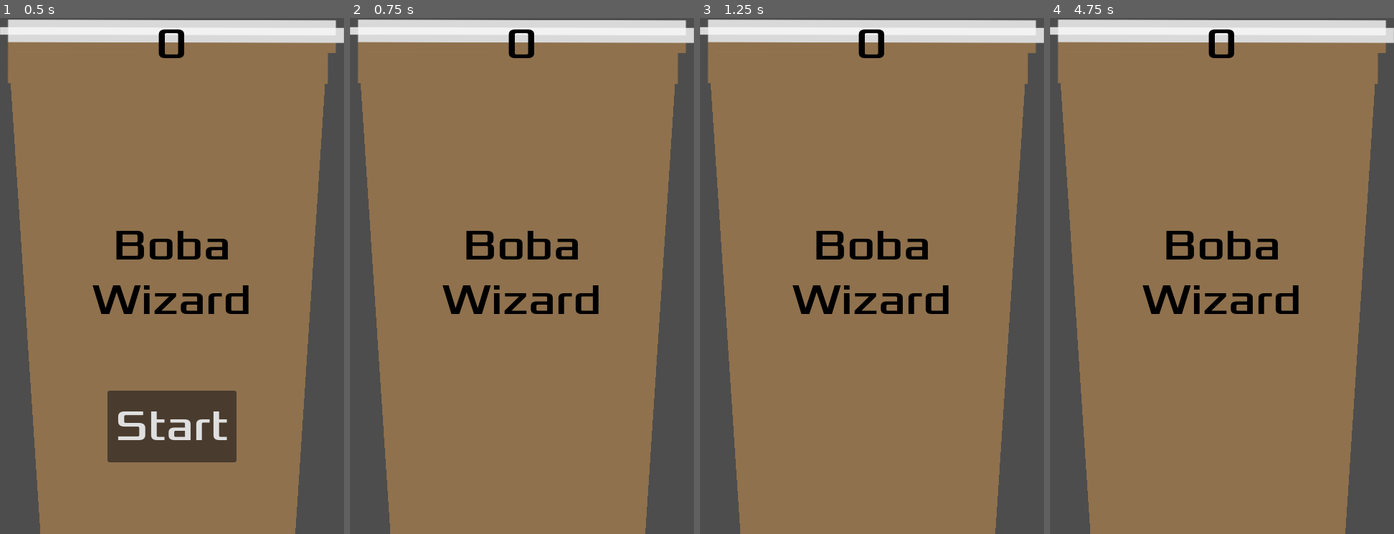
Above: before the commit, frames 1-4 (left to right).
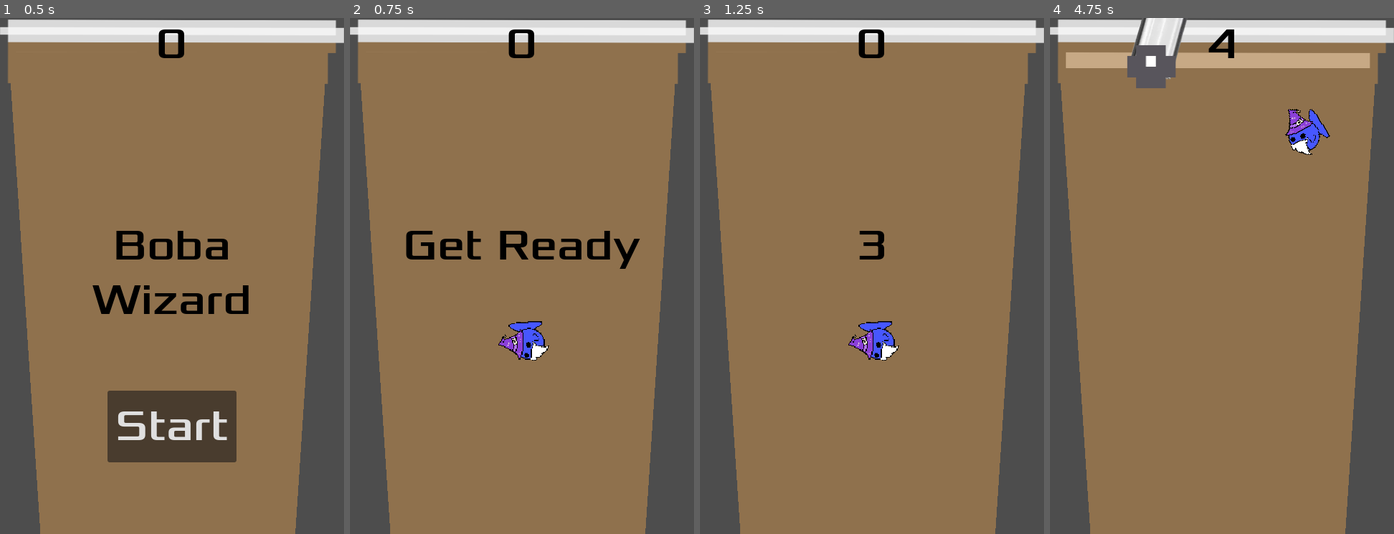
Above: after the commit, the same moments.

Repository: PaulThomasRowe/boba-tea-wizardry
Game: Godot game, scene res://main.tscn
The game is run twice, just before and just after one commit, with the same random seed, the same clock (stepped at 60 frames per second) and the same inputs. This scene is started directly instead of the project's main scene. Sound files missing from this copy of the repository are replaced by a short silence.
Inputs (mouse positions are in pixels of both pictures, inside the frame that each line leads up to):
- Up to frame 1 (0.5 s): no input
- Up to frame 2 (0.75 s): click "Start" at 0.5 s
- Up to frame 3 (1.25 s): no input
- Up to frame 4 (4.75 s): tap Enter (start_game) at 1.25, 3.6 s; move the mouse to (1297, 250) at 1.27 s; hold D (move_right) 1.28-2.03 s; hold Enter (start_game) 1.28-2.03 s; click (1297, 250) at 1.42 s; move the mouse to (1153, 301) at 2.02 s; hold S (move_down) 2.03-2.78 s; tap F (test_immunity) at 2.1, 4.35 s; move the mouse to (1256, 162) at 2.77 s; hold D (move_right) 2.78-3.53 s; tap G (test_speed) at 2.85 s; move the mouse to (1204, 379) at 3.52 s; hold W (move_up) 3.53-4.28 s; click (1204, 379) at 3.67 s; move the mouse to (1325, 353) at 4.27 s; hold A (move_left) from 4.28 s (still down)

Frame 1 is identical in both runs. In frame 2, 3.4% of the frame differs, in the area x 16-85%, y 41-67%; in frame 3, 2.6%; in frame 4, 6.3%, in the area x 4-93%, y 0-58%.
Error before the commit: Parse Error: Function "spawn_boba" has the same name as a previously declared function. (res://main.gd:71)

Commit message:
feat: add boba asset

Diff:
--- a/falling_boba.gd
+++ b/falling_boba.gd
@@ -13,9 +13,6 @@
 	linear_velocity = Vector2(0, fall_speed)
 
 func _process(delta):
-	# Remove the object when it's below the bottom of the screen
-	if position.y > get_viewport_rect().size.y + 50:
-		queue_free()
 	# Check if the boba has reached the left or right boundary
 	if position.x <= left_boundary:
 		position.x = left_boundary
--- a/falling_boba.tscn
+++ b/falling_boba.tscn
@@ -1,29 +1,19 @@
-[gd_scene load_steps=4 format=3 uid="uid://dxoggxi7jr42j"]
+[gd_scene load_steps=4 format=3 uid="uid://d2gnq5vk7r6iv"]
+
 [ext_resource type="Script" path="res://falling_boba.gd" id="1_0h0ex"]
-[ext_resource type="Texture2D" uid="uid://duow2p0ijwwvy" path="res://art/regular-boba.png" id="2_78gb7"]
+[ext_resource type="Texture2D" uid="uid://duow2p0ijwwvy" path="res://art/regular-boba.png" id="2_nlgxx"]
+
 [sub_resource type="CircleShape2D" id="CircleShape2D_ew5ns"]
 radius = 26.0768
-[gd_scene load_steps=4 format=3 uid="uid://tviqirlj785p"]
-[ext_resource type="Script" path="res://falling_boba.gd" id="1_0h0ex"]
-[ext_resource type="Texture2D" uid="uid://5lvm88ij4jqn" path="res://art/enemySwimming_1.png" id="1_n23gi"]
-[sub_resource type="CircleShape2D" id="CircleShape2D_ew5ns"]
-radius = 47.0106
 
 [node name="fallingBoba" type="RigidBody2D"]
 gravity_scale = 0.1
 script = ExtResource("1_0h0ex")
 
 [node name="Sprite2D" type="Sprite2D" parent="."]
-position = Vector2(0.806767, 0)
-scale = Vector2(1.00495, 1)
-texture = ExtResource("2_78gb7")
-
-[node name="CollisionShape2D" type="CollisionShape2D" parent="."]
-position = Vector2(1, 1)
-=======
 position = Vector2(1.5, 0)
 scale = Vector2(1.02273, 1)
-texture = ExtResource("1_n23gi")
+texture = ExtResource("2_nlgxx")
 
 [node name="CollisionShape2D" type="CollisionShape2D" parent="."]
 position = Vector2(19, 0)
--- a/main.gd
+++ b/main.gd
@@ -34,7 +34,6 @@
 	$HUD/StartButton.show()
 
 func new_game():
-	spawn_boba()
 	get_tree().call_group(&"mobs", &"queue_free")
 	score = 0
 	milk_tea_level = 1.0
@@ -56,16 +55,6 @@
 
 	start_countdown()
 	fade_music_in()
-
-	# Spawn timer for the boba
-func spawn_boba():
-
-	var new_boba = falling_boba_scene.instantiate()
-	var viewport_size = get_viewport().size
-
-	# Set random x position
-	new_boba.position.x = randf_range(spawn_margin, viewport_size.x - spawn_margin)
-	new_boba.position.y = -50  # Start above the screen
 
 # Spawn timer for the boba
 func spawn_boba():
@@ -133,7 +122,6 @@
 	var tween = create_tween().set_ease(Tween.EASE_OUT).set_trans(Tween.TRANS_EXPO)
 	tween.tween_property($Music, "volume_db", default_music_db, fade_time)
 
-#Commented out Original mobs
 # Commented out Original mobs
 """func _on_MobTimer_timeout():
 	# Create a new instance of the Mob scene.
--- a/main.tscn
+++ b/main.tscn
@@ -1,13 +1,7 @@
 [gd_scene load_steps=10 format=3 uid="uid://c6lnn2fvrbaw2"]
 
 [ext_resource type="Script" path="res://main.gd" id="1_0r6n5"]
-[ext_resource type="PackedScene" uid="uid://rkdnhqgf2hpj" path="res://mob.tscn" id="2_50pww"]
-[ext_resource type="PackedScene" uid="uid://b4wpmqp05t6cu" path="res://player.tscn" id="3_veqnc"]
-[ext_resource type="PackedScene" uid="uid://bh8gl2v6ul1lv" path="res://hud.tscn" id="4_0qnje"]
-[ext_resource type="AudioStream" uid="uid://bapacwowmbsto" path="res://sfx/BGM.wav" id="5_c7a4f"]
-[ext_resource type="AudioStream" uid="uid://dw26fpygeag8o" path="res://art/gameover.wav" id="6_hp1r0"]
-[ext_resource type="PackedScene" uid="uid://dxoggxi7jr42j" path="res://falling_boba.tscn" id="7_groxk"]
-[ext_resource type="PackedScene" uid="uid://c7khi36lobpce" path="res://mob.tscn" id="2_50pww"]
+[ext_resource type="PackedScene" uid="uid://soyxpu1fwey6" path="res://mob.tscn" id="2_50pww"]
 [ext_resource type="PackedScene" uid="uid://b4wpmqp05t6cu" path="res://player.tscn" id="3_veqnc"]
 [ext_resource type="PackedScene" uid="uid://bh8gl2v6ul1lv" path="res://hud.tscn" id="4_0qnje"]
 [ext_resource type="AudioStream" uid="uid://ds8qglpsg8cje" path="res://sfx/BGM.wav" id="5_c7a4f"]
@@ -61,7 +55,6 @@
 shape = SubResource("WorldBoundaryShape2D_f16fa")
 
 [node name="fallingBoba" parent="." instance=ExtResource("7_groxk")]
-position = Vector2(-172, -55)
 visible = false
 z_index = -1
 position = Vector2(-255, 564)
